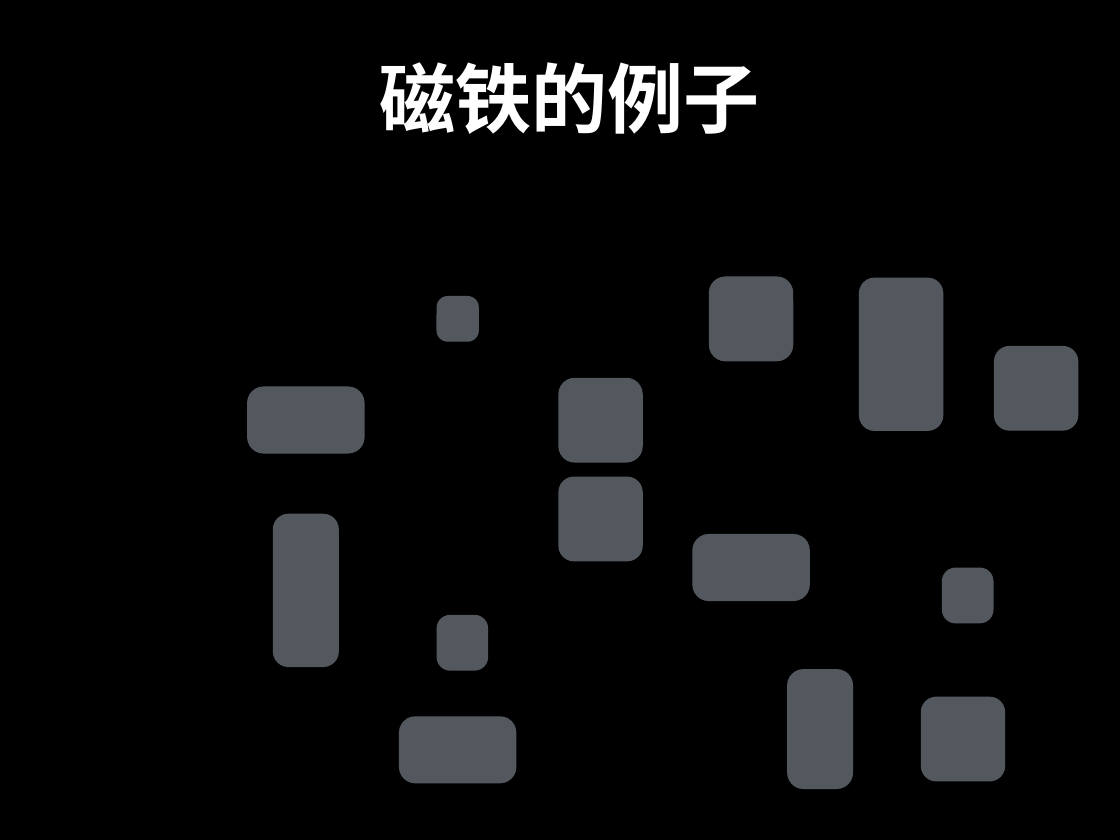
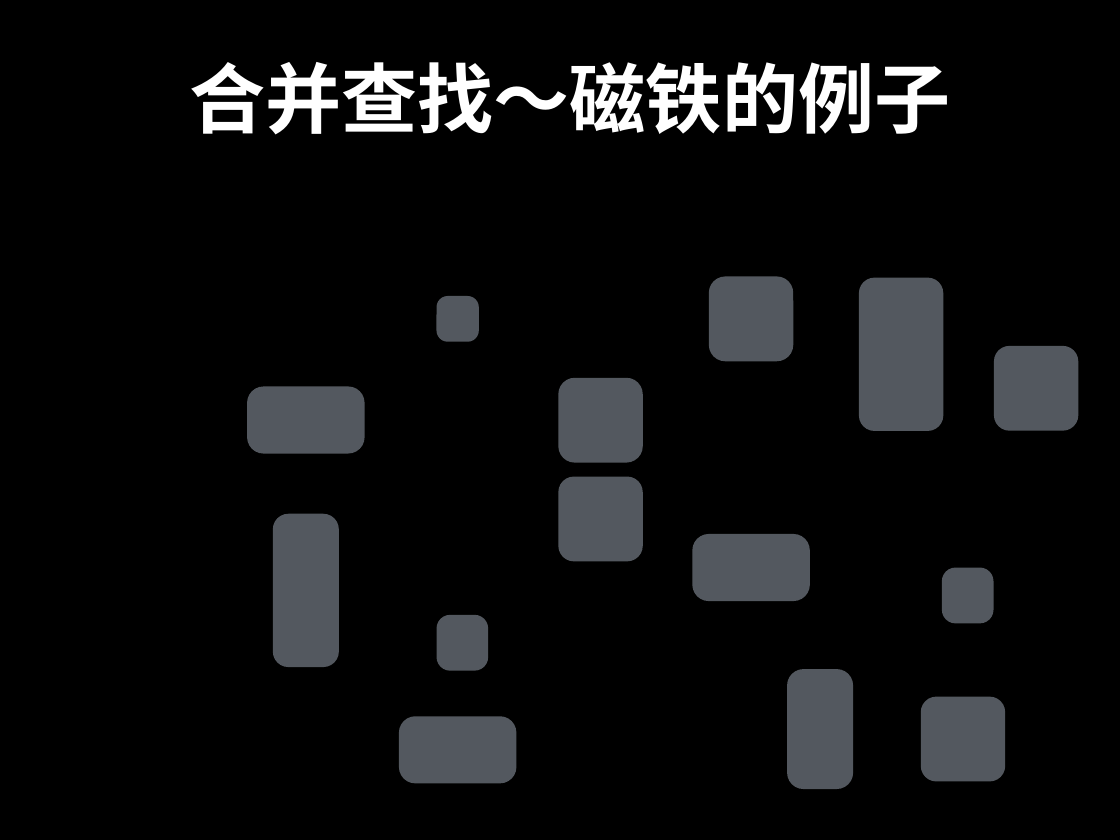
Before and after one commit to spring2go/Algorithms, a slide deck: slide 5 of slides/datastructures/unionfind/UnionFind.pptx. Drawn at 1120x840 pixels with LibreOffice and Linux fonts; fonts in the diff are those of the drawing. Boxes give left, top, right and bottom in pixels: in the first picture for what was removed or moved away, otherwise in the second. Text is boxed around its words. In the diff, an @@ line names an element or a change of style, - is before the commit and + after.

```diff
--- a/slides/datastructures/unionfind/UnionFind.pptx
+++ b/slides/datastructures/unionfind/UnionFind.pptx
@@ title at [189, 62, 950, 135]: text changed @@
-磁铁的例子
+合并查找～磁铁的例子
```
Also in this commit, not shown: 50 other slides changed, 5 slides added, 5 slides removed, 1 other file.
